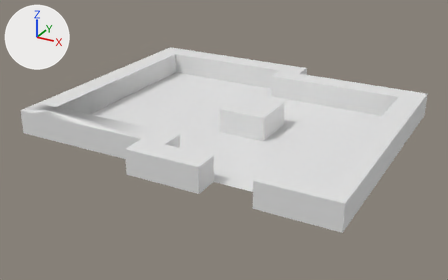
Renders of the FBX model Assets/Assets/3D Models/WallsandFloorOF1LV.fbx from each side of a commit.
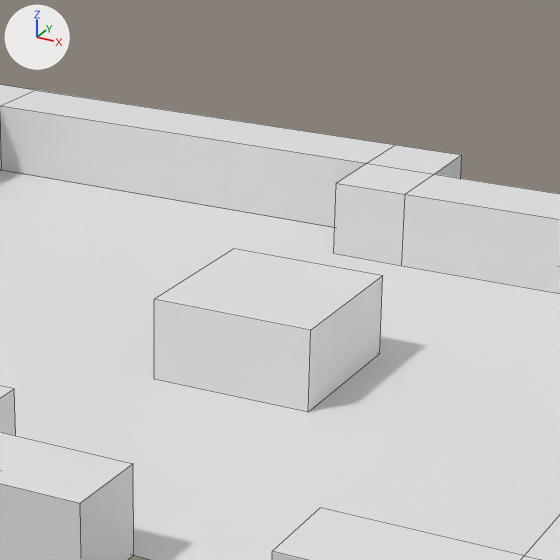
There are two pictures of each version: one whole from a 50 mm camera at (10.97, -22.13, 10.01) aimed at (-0.64, -1.01, -0.55), one close up on the part from 39% to 75% of the width and 9% to 65% of the height. The lights are fixed; the arrows at upper left show +X, +Y and +Z. The close-ups show mesh edges as thin lines. Where no turn or scale is listed for an object, it has been applied to the vertices. Vertices at the same position are counted once.

Objects in the first close-up: 'Floor.001', 'WallsOF1L'.
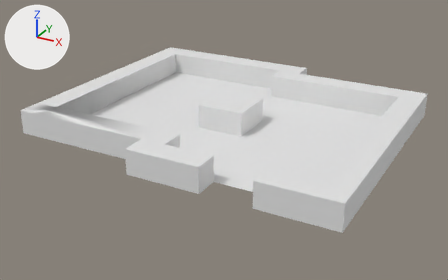
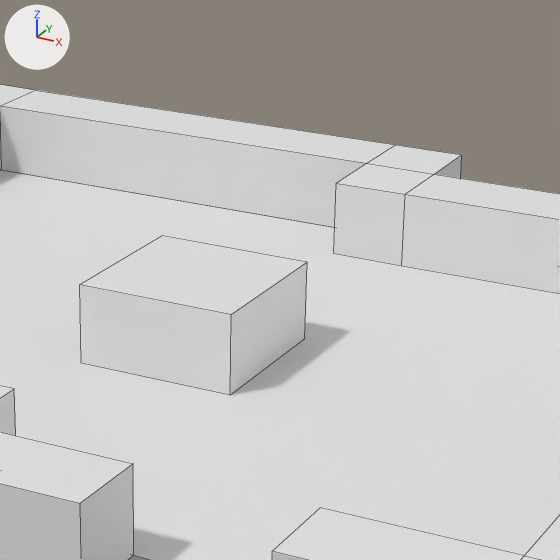
The newer file is also turned or shifted as a whole; pictures and numbers use the older file's frame.

Boxes (x1, y1, x2, y2) around the edits, measured in the close-ups (560 x 560 px; the box of a moved part takes in the faces that stretch with it):
part 1 of me_cube_021, moved or reshaped: before (154, 249, 383, 412); after (80, 236, 307, 395)

The change in detail:
me_cube_021 has 72 vertices, 69 faces and spans x -7.6..6.4, y -6.47..5.53, z 0.0..1.0.
me_cube_021 is used by ob_wallsof1l; location (0.0, 0.0, 0.0).
me_cube_021 part 1: the loose piece of 8 vertices spanning x -0.6..1.4, y -1.47..0.53, z 0.0..1.0 is moved by (-1.0, 0.0, 0.0).
